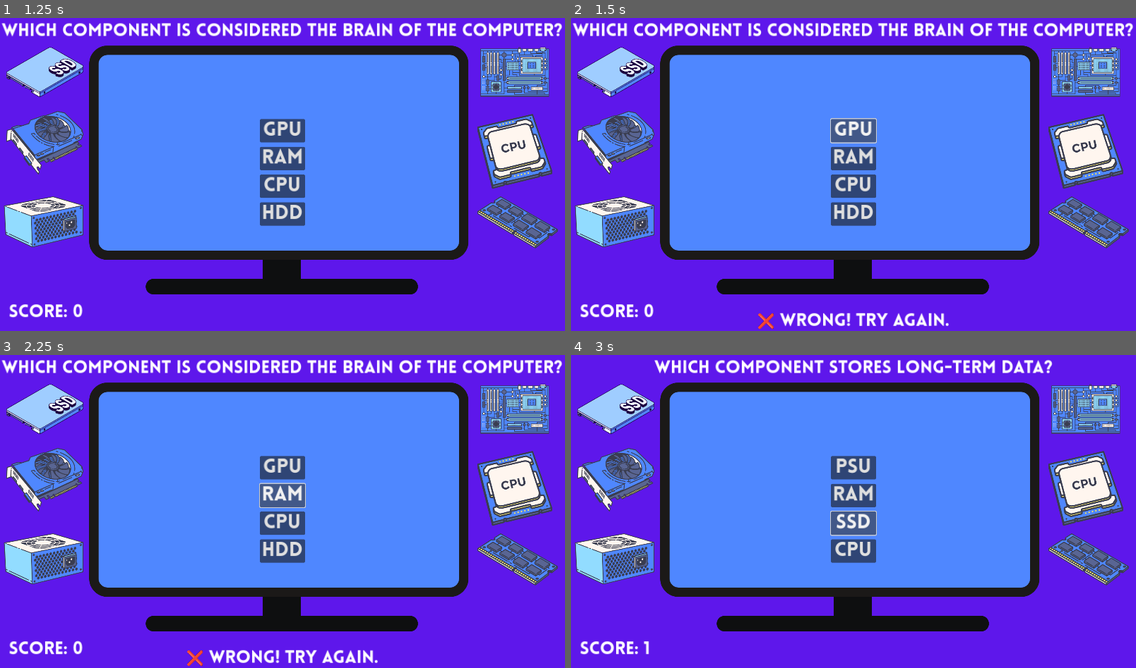
Above: before the commit, frames 1-4 (two rows, left to right).
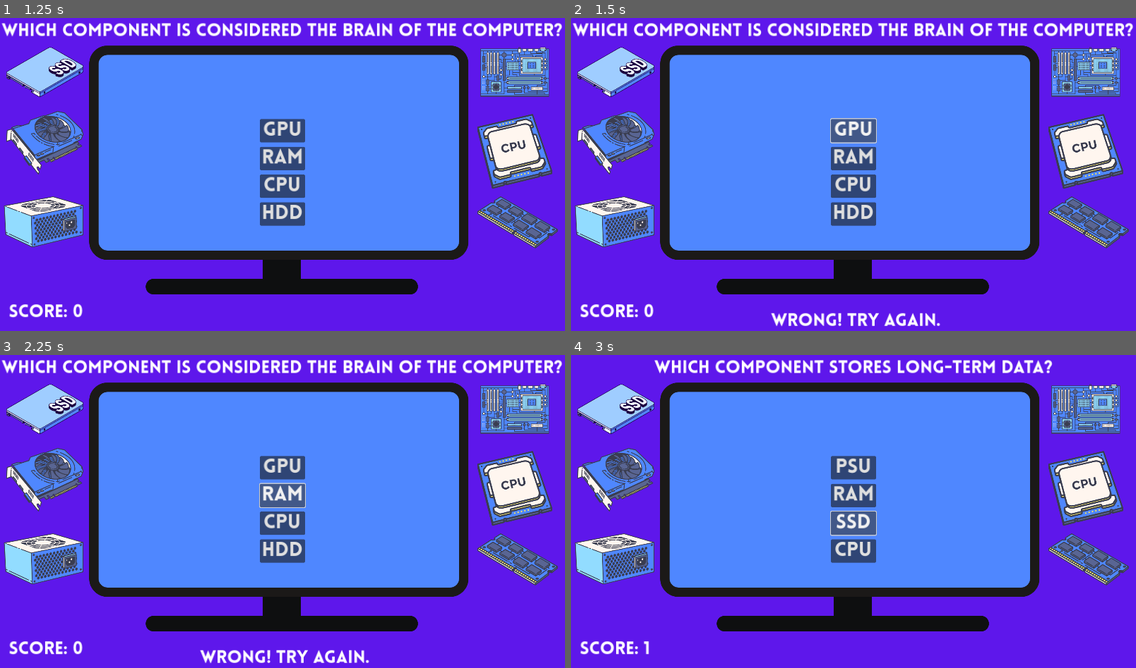
Above: after the commit, the same moments.

Repository: optimus1977/Find_Components
Game: Godot game, scene res://scenes/main_menu.tscn
Same seed, same stepped clock (60 frames per second), same inputs: the game is played once before the commit and once after it.
Inputs:
- Up to frame 1 (1.25 s): click "Start" at 0.5 s
- Up to frame 2 (1.5 s): click "GPU" at 1.25 s
- Up to frame 3 (2.25 s): click "RAM" at 2 s
- Up to frame 4 (3 s): click "CPU" at 2.75 s

Frame 1 is identical in both runs. In frame 2, 1.0% of the frame differs, in the area x 33-67%, y 94-100%; in frame 3, 1.0%; in frame 4, nothing differs.

Commit message:
Buttons Update

Diff:
--- a/scenes/pause_menu.tscn
+++ b/scenes/pause_menu.tscn
@@ -1,9 +1,40 @@
-[gd_scene load_steps=5 format=3 uid="uid://bxn423u6gwm8e"]
+[gd_scene load_steps=8 format=3 uid="uid://bxn423u6gwm8e"]
 
-[ext_resource type="Texture2D" uid="uid://bj1r4t46kxumm" path="res://assests/pausemenu/ResumeButton.png" id="1_26mkq"]
 [ext_resource type="Script" path="res://scripts/pause_menu.gd" id="1_qbkdl"]
-[ext_resource type="Texture2D" uid="uid://c6dye6hnqs6tv" path="res://assests/pausemenu/RestartButton.png" id="2_tg0xb"]
-[ext_resource type="Texture2D" uid="uid://cnkuybak4j8fl" path="res://assests/pausemenu/QuitButton.png" id="3_gpsd1"]
+[ext_resource type="FontFile" uid="uid://kw56f4qu3c41" path="res://Lovelo Black.otf" id="2_a5j35"]
+[ext_resource type="Texture2D" uid="uid://cco3fsvjhncmy" path="res://Pause_menu.png" id="2_i80bx"]
+
+[sub_resource type="StyleBoxFlat" id="StyleBoxFlat_g47o8"]
+bg_color = Color(0, 0.100987, 0.170159, 1)
+corner_radius_top_left = 25
+corner_radius_top_right = 25
+corner_radius_bottom_right = 25
+corner_radius_bottom_left = 25
+shadow_color = Color(1, 0.291348, 0.539142, 1)
+shadow_size = 15
+
+[sub_resource type="StyleBoxFlat" id="StyleBoxFlat_o5dkw"]
+bg_color = Color(1, 0.291348, 0.539142, 1)
+border_color = Color(0, 0.902433, 0.983854, 1)
+corner_radius_top_left = 25
+corner_radius_top_right = 25
+corner_radius_bottom_right = 25
+corner_radius_bottom_left = 25
+shadow_color = Color(0.00578383, 0.0996237, 0.146819, 0.6)
+shadow_size = 15
+
+[sub_resource type="StyleBoxFlat" id="StyleBoxFlat_2w0tl"]
+bg_color = Color(0.0076577, 0.304407, 0.805727, 1)
+corner_radius_top_left = 25
+corner_radius_top_right = 25
+corner_radius_bottom_right = 25
+corner_radius_bottom_left = 25
+shadow_color = Color(0.280295, 0.846681, 0.970272, 0.6)
+
+[sub_resource type="Theme" id="Theme_w0vnf"]
+Button/styles/hover = SubResource("StyleBoxFlat_g47o8")
+Button/styles/normal = SubResource("StyleBoxFlat_o5dkw")
+Button/styles/pressed = SubResource("StyleBoxFlat_2w0tl")
 
 [node name="PauseMenu" type="Control"]
 process_mode = 3
@@ -29,6 +60,12 @@
 grow_horizontal = 2
 grow_vertical = 2
 
+[node name="TextureRect" type="TextureRect" parent="Panel"]
+layout_mode = 0
+offset_right = 600.0
+offset_bottom = 600.0
+texture = ExtResource("2_i80bx")
+
 [node name="VBoxContainer" type="VBoxContainer" parent="Panel"]
 layout_mode = 1
 anchors_preset = 8
@@ -36,25 +73,38 @@
 anchor_top = 0.5
 anchor_right = 0.5
 anchor_bottom = 0.5
-offset_left = -64.0
-offset_top = -77.5
-offset_right = 64.0
-offset_bottom = 77.5
+offset_left = -150.0
+offset_top = -150.0
+offset_right = 150.0
+offset_bottom = 150.0
 grow_horizontal = 2
 grow_vertical = 2
 theme_override_constants/separation = 50
+alignment = 1
 
 [node name="ResumeButton" type="Button" parent="Panel/VBoxContainer"]
 layout_mode = 2
-icon = ExtResource("1_26mkq")
+size_flags_vertical = 3
+theme = SubResource("Theme_w0vnf")
+theme_override_fonts/font = ExtResource("2_a5j35")
+theme_override_font_sizes/font_size = 25
+text = "Resume"
 
 [node name="RestartButton" type="Button" parent="Panel/VBoxContainer"]
 layout_mode = 2
-icon = ExtResource("2_tg0xb")
+size_flags_vertical = 3
+theme = SubResource("Theme_w0vnf")
+theme_override_fonts/font = ExtResource("2_a5j35")
+theme_override_font_sizes/font_size = 25
+text = "Restart"
 
 [node name="QuitButton" type="Button" parent="Panel/VBoxContainer"]
 layout_mode = 2
-icon = ExtResource("3_gpsd1")
+size_flags_vertical = 3
+theme = SubResource("Theme_w0vnf")
+theme_override_fonts/font = ExtResource("2_a5j35")
+theme_override_font_sizes/font_size = 25
+text = "Quit"
 
 [connection signal="pressed" from="Panel/VBoxContainer/ResumeButton" to="." method="_on_resume_button_pressed"]
 [connection signal="pressed" from="Panel/VBoxContainer/RestartButton" to="." method="_on_restart_button_pressed"]
--- a/scenes/quizz.tscn
+++ b/scenes/quizz.tscn
@@ -81,7 +81,7 @@
 grow_horizontal = 2
 theme_override_fonts/font = ExtResource("2_nfixd")
 theme_override_font_sizes/font_size = 40
-text = "Question"
+text = "Playgame"
 horizontal_alignment = 1
 autowrap_mode = 2
 uppercase = true
--- a/scripts/quizz.gd
+++ b/scripts/quizz.gd
@@ -100,10 +100,10 @@
 
 func _on_answer_selected(choice_index):
 	if choice_index == correct_index:  # ✅ Now comparing with correct_index
-		feedback_label.text = "✅ Correct!"
+		feedback_label.text = " Correct!"
 		score += 1
 	else:
-		feedback_label.text = "❌ Wrong! Try again."
+		feedback_label.text = " Wrong! Try again."
 
 	update_score_display()
 
Binary file added: Pause_menu.png
Not shown, added: Pause_menu.png.import
Not shown, changed: exports/web/find-components-web.zip
